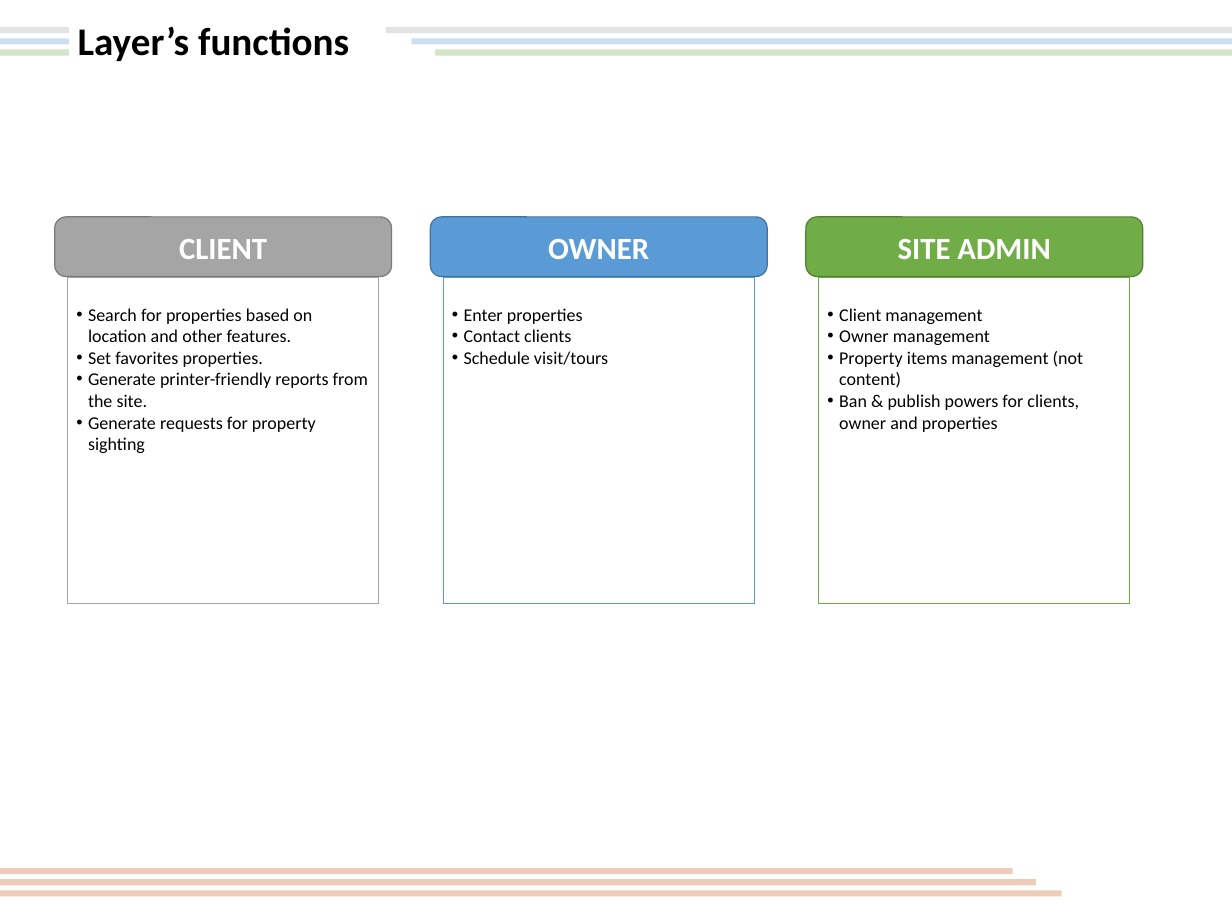
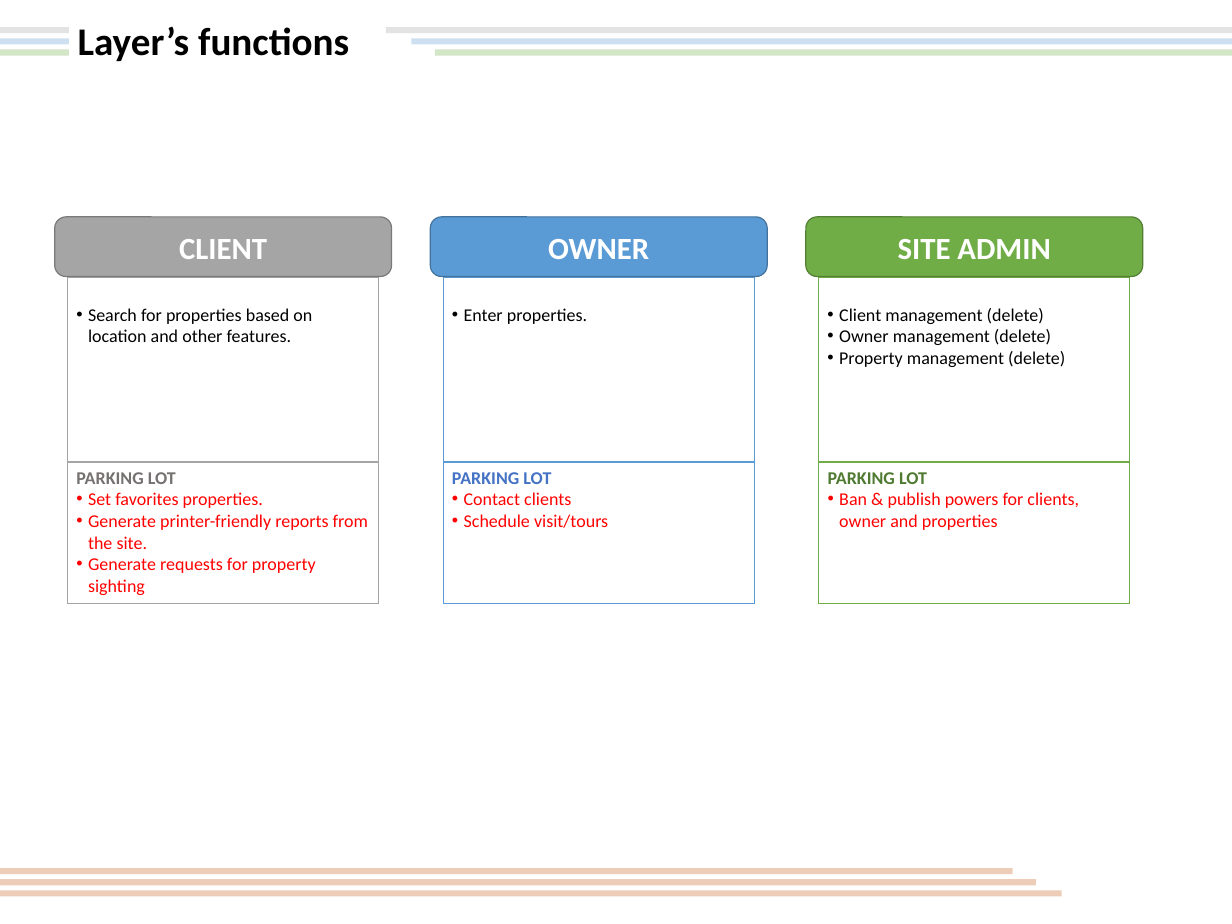
Before and after one commit to AnthonyVerde/group-project-2, a slide deck: slide 2 of ProjectIdea_2.pptx. Drawn at 1232x924 pixels with LibreOffice and Linux fonts; fonts in the diff are those of the drawing. Boxes give left, top, right and bottom in pixels: in the first picture for what was removed or moved away, otherwise in the second. Text is boxed around its words. In the diff, an @@ line names an element or a change of style, - is before the commit and + after.

```diff
--- a/ProjectIdea_2.pptx
+++ b/ProjectIdea_2.pptx
@@ text in rectangle at box(464, 308, 587, 324): text changed @@
-• Enter properties
-• Contact clients
-• Schedule visit/tours
+• Enter properties.
@@ text in rectangle at box(839, 308, 1065, 367): text changed @@
-• Client management
-• Owner management
-• Property items management (not content)
-• Ban & publish powers for clients, owner and properties
+• Client management (delete)
+• Owner management (delete)
+• Property management (delete)
@@ text in rectangle at box(88, 351, 368, 453): paragraphs removed @@
-• Set favorites properties.
-• Generate printer-friendly reports from the site.
-• Generate requests for property sighting
@@ rectangle added at box(68, 462, 378, 603), fill #FFFFFF, outline #A5A5A5 1 pt, 14.7 pt, text #FF0000 @@
+PARKING LOT
+• Set favorites properties.
+• Generate printer-friendly reports from the site.
+• Generate requests for property sighting
@@ rectangle added at box(444, 462, 754, 603), fill #FFFFFF, outline #5B9BD5 1 pt, 14.7 pt, text #FF0000 @@
+PARKING LOT
+• Contact clients
+• Schedule visit/tours
@@ rectangle added at box(818, 462, 1129, 603), fill #FFFFFF, outline #70AD47 1 pt, 14.7 pt, text #FF0000 @@
+PARKING LOT
+• Ban & publish powers for clients, owner and properties
```
Also in this commit, not shown: 4 other slides changed, 3 slides removed.
